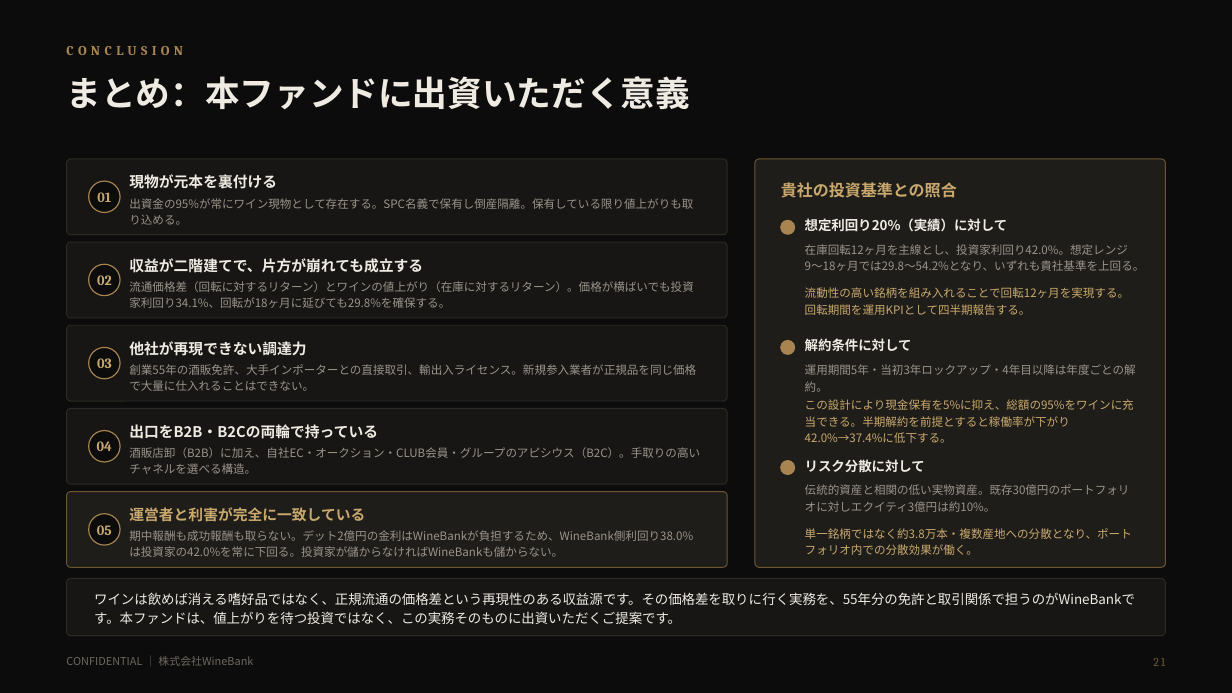
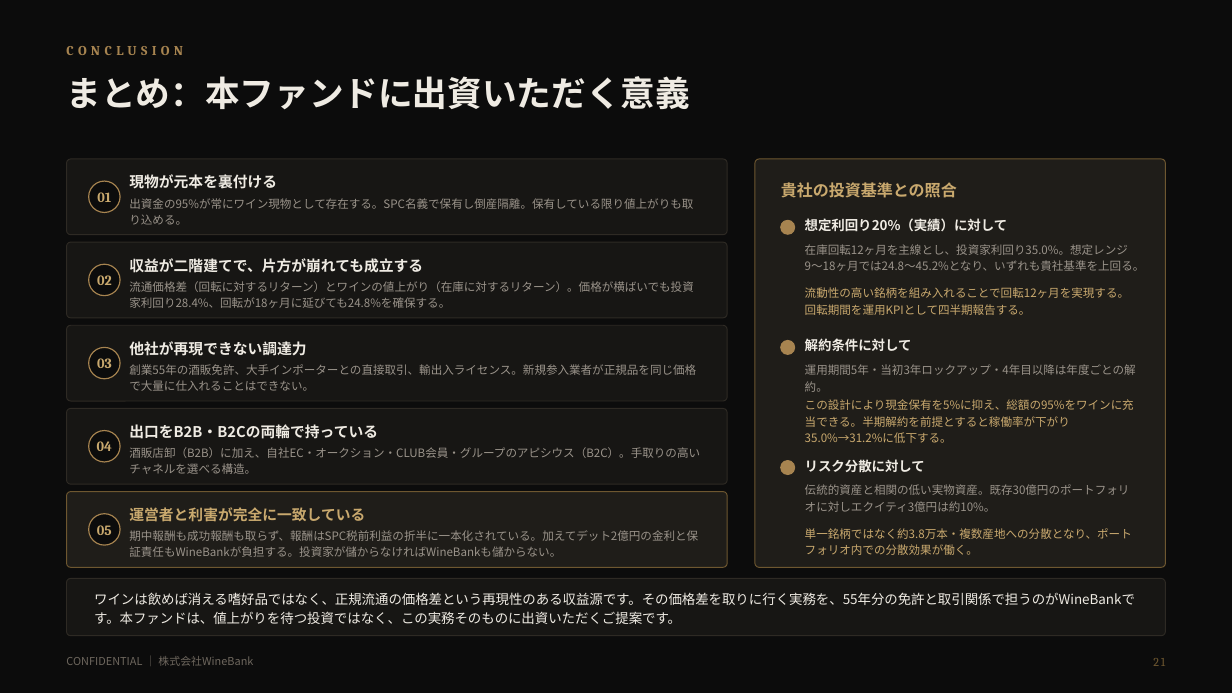
Before and after one commit to nakano-winebank/wine-auction, a slide deck: slide 22 of docs/wine-fund/WineBank_ワインファンドSPC組成提案_5億_20260811.pptx. Drawn at 1232x693 pixels with LibreOffice and Linux fonts; fonts in the diff are those of the drawing. Boxes give left, top, right and bottom in pixels: in the first picture for what was removed or moved away, otherwise in the second. Text is boxed around its words. In the diff, an @@ line names an element or a change of style, - is before the commit and + after.

```diff
--- a/docs/wine-fund/WineBank_ワインファンドSPC組成提案_5億_20260811.pptx
+++ b/docs/wine-fund/WineBank_ワインファンドSPC組成提案_5億_20260811.pptx
@@ text at box(805, 244, 1145, 271): text changed @@
-在庫回転12ヶ月を主線とし、投資家利回り42.0%。想定レンジ9〜18ヶ月では29.8〜54.2%となり、いずれも貴社基準を上回る。
+在庫回転12ヶ月を主線とし、投資家利回り35.0%。想定レンジ9〜18ヶ月では24.8〜45.2%となり、いずれも貴社基準を上回る。
@@ text at box(129, 281, 693, 308): text changed @@
-流通価格差（回転に対するリターン）とワインの値上がり（在庫に対するリターン）。価格が横ばいでも投資家利回り34.1%、回転が18ヶ月に延びても29.8%を確保する。
+流通価格差（回転に対するリターン）とワインの値上がり（在庫に対するリターン）。価格が横ばいでも投資家利回り28.4%、回転が18ヶ月に延びても24.8%を確保する。
@@ text at box(805, 399, 1134, 443): text changed @@
-この設計により現金保有を5%に抑え、総額の95%をワインに充当できる。半期解約を前提とすると稼働率が下がり42.0%→37.4%に低下する。
+この設計により現金保有を5%に抑え、総額の95%をワインに充当できる。半期解約を前提とすると稼働率が下がり35.0%→31.2%に低下する。
@@ text at box(129, 530, 698, 557): text changed @@
-期中報酬も成功報酬も取らない。デット2億円の金利はWineBankが負担するため、WineBank側利回り38.0%は投資家の42.0%を常に下回る。投資家が儲からなければWineBankも儲からない。
+期中報酬も成功報酬も取らず、報酬はSPC税前利益の折半に一本化されている。加えてデット2億円の金利と保証責任もWineBankが負担する。投資家が儲からなければWineBankも儲からない。
```
Also in this commit, not shown: 11 other slides changed, 2 other files.
